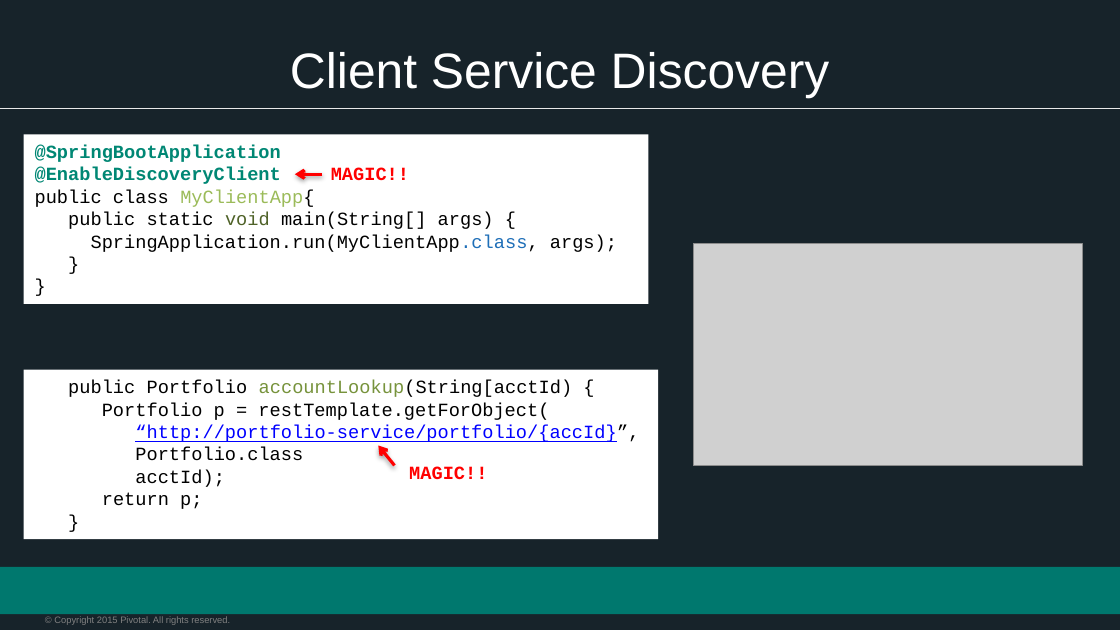
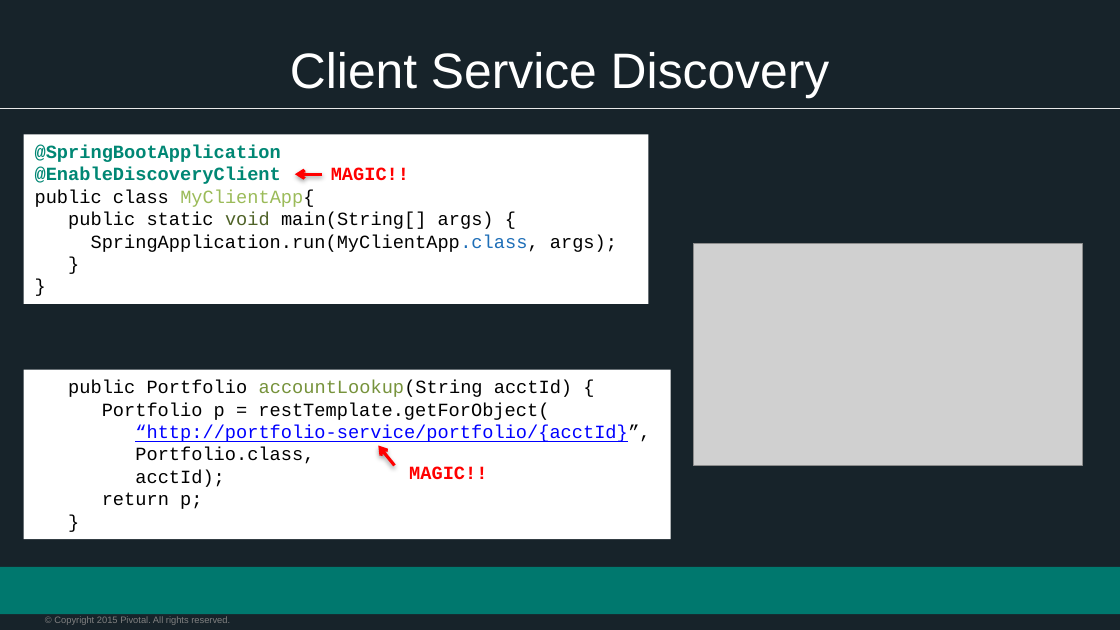
Before and after one commit to vmware-archive/devops-workshop, a slide deck: slide 6 of presentations/103 - Intro to Spring Cloud Services/Session_7_SC_Discovery_LB.pptx. Drawn at 1120x630 pixels with LibreOffice and Linux fonts; fonts in the diff are those of the drawing; grey boxes stand for pictures; background and template pictures are left out. Boxes give left, top, right and bottom in pixels: in the first picture for what was removed or moved away, otherwise in the second. Text is boxed around its words. In the diff, an @@ line names an element or a change of style, - is before the commit and + after.

```diff
--- a/presentations/103 - Intro to Spring Cloud Services/Session_7_SC_Discovery_LB.pptx
+++ b/presentations/103 - Intro to Spring Cloud Services/Session_7_SC_Discovery_LB.pptx
@@ rectangle "public Portfolio accountLookup(String acctId) {": place and size @@
-rectangle "public Portfolio accountLookup(String acctId) {" at [24, 370, 659, 539]
+rectangle "public Portfolio accountLookup(String acctId) {" at [24, 370, 671, 539]
@@ text in rectangle at [68, 380, 572, 397]: text changed @@
-public Portfolio accountLookup(String[acctId) {
+public Portfolio accountLookup(String acctId) {
@@ text in rectangle at [135, 425, 650, 464]: text changed @@
-“http://portfolio-service/portfolio/{accId}”,
-Portfolio.class
+“http://portfolio-service/portfolio/{acctId}”,
+Portfolio.class,
```
Also in this commit, not shown: 1 other slide changed, 1 other file.
